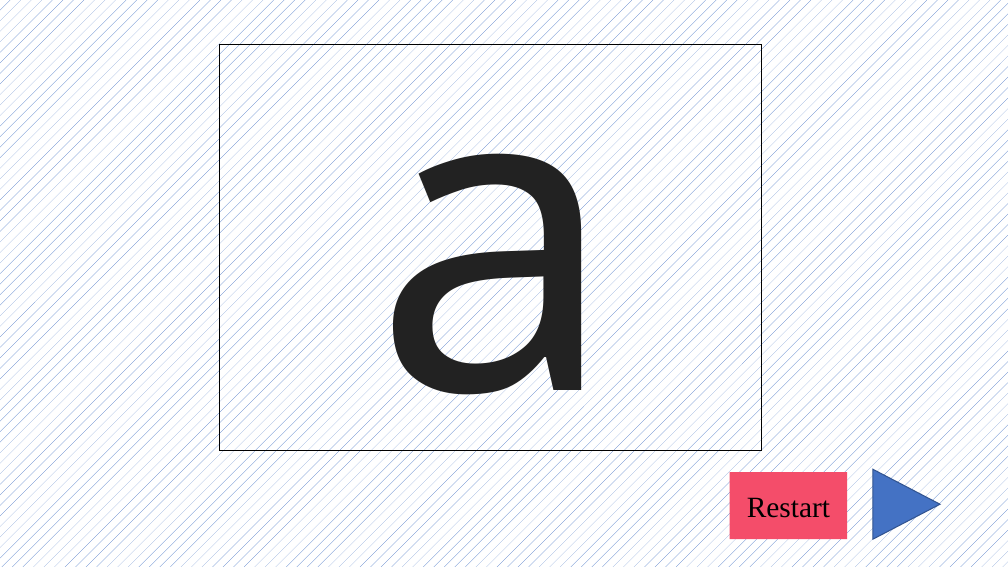
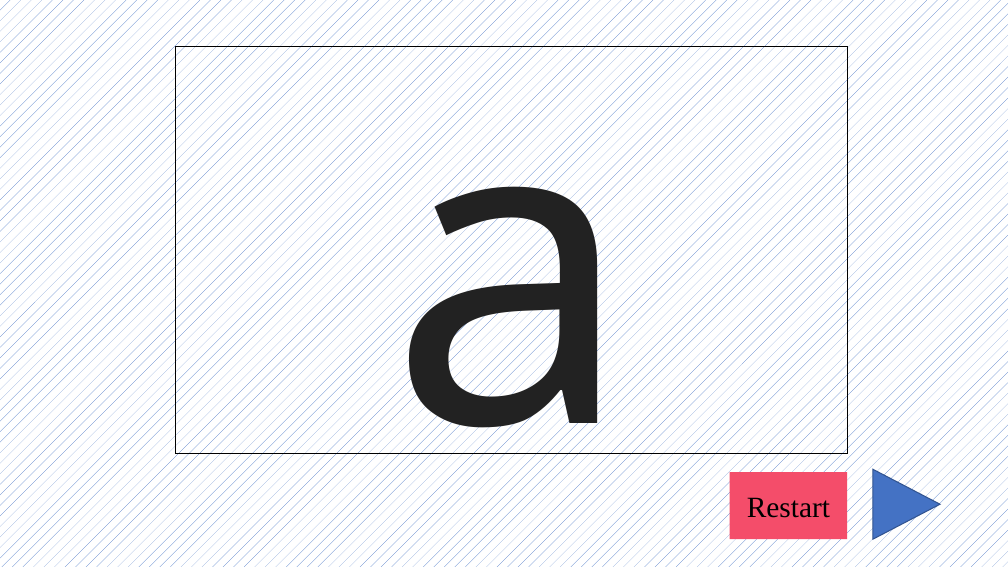
Before and after one commit to rlingineni/airppt, a slide deck: slide 2 of TeluguApp.pptx. Drawn at 1008x567 pixels with LibreOffice and Linux fonts; fonts in the diff are those of the drawing. Boxes give left, top, right and bottom in pixels: in the first picture for what was removed or moved away, otherwise in the second. Text is boxed around its words. In the diff, an @@ line names an element or a change of style, - is before the commit and + after.

```diff
--- a/TeluguApp.pptx
+++ b/TeluguApp.pptx
@@ rectangle "a" resized from (x1=373, y1=0, x2=616, y2=499) to (x1=176, y1=47, x2=848, y2=454) @@
@@ rectangle "a" at (x1=176, y1=47, x2=848, y2=454): outline none to #000000 1 pt @@
@@ rectangle removed at (x1=219, y1=45, x2=761, y2=451) @@
```
Also in this commit, not shown: 12 other files.
